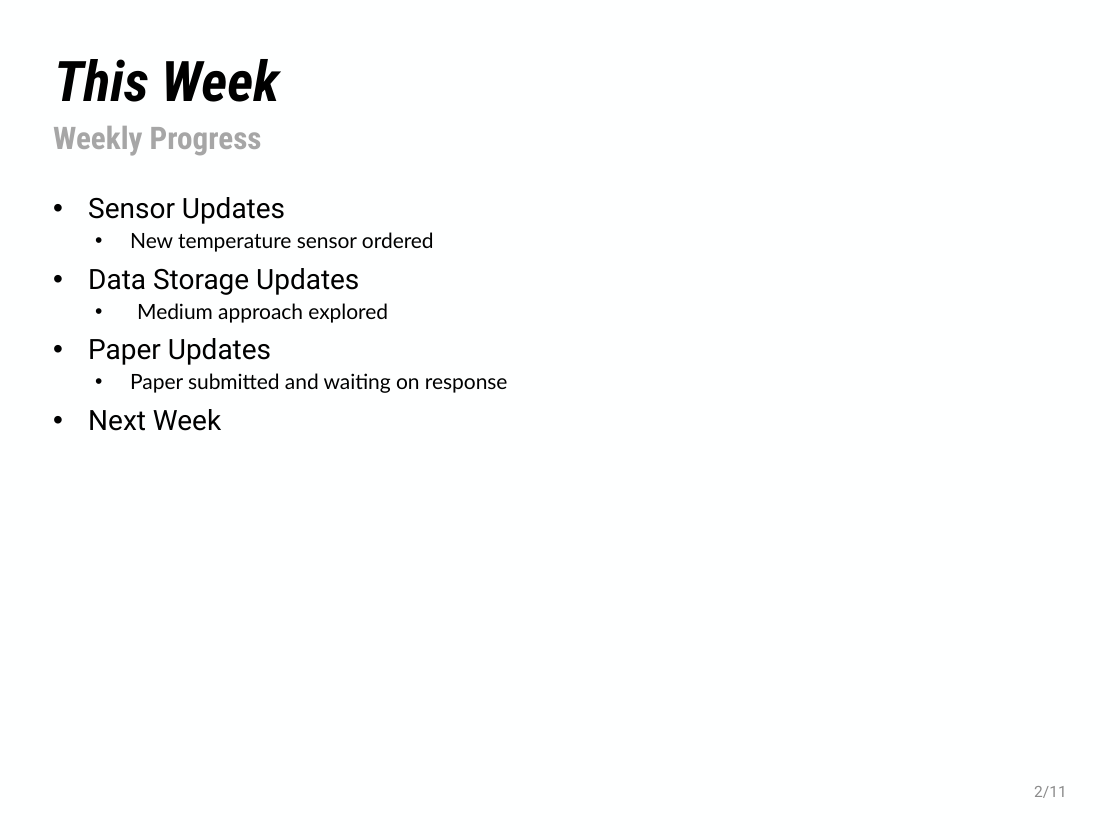
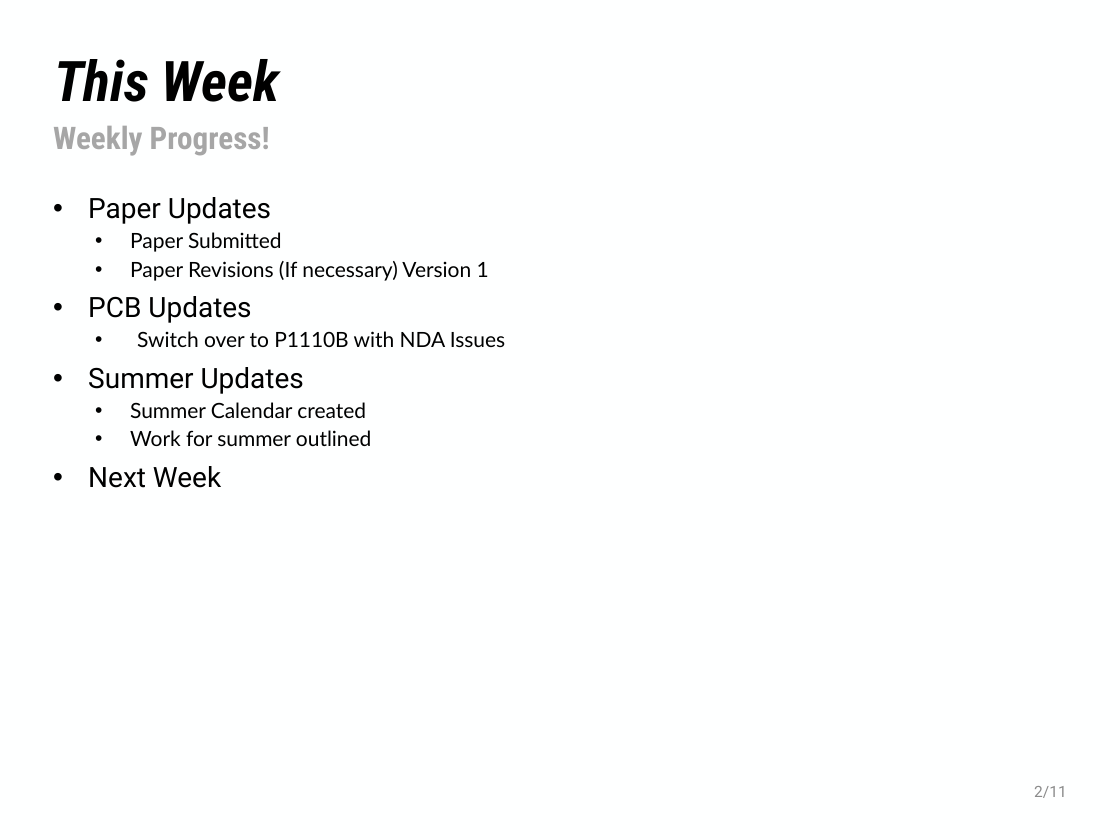
Before and after one commit to NHuang58/Biomedical_Device_PCB, a slide deck: slide 2 of Documentation/Slides/Week_31.pptx. Drawn at 1120x840 pixels with LibreOffice and Linux fonts; fonts in the diff are those of the drawing; background and template pictures are left out. Boxes give left, top, right and bottom in pixels: in the first picture for what was removed or moved away, otherwise in the second. Text is boxed around its words. In the diff, an @@ line names an element or a change of style, - is before the commit and + after.

```diff
--- a/Documentation/Slides/Week_31.pptx
+++ b/Documentation/Slides/Week_31.pptx
@@ text at (53, 126, 270, 156): text changed @@
-Weekly Progress
+Weekly Progress!
@@ text at (88, 197, 434, 323): paragraphs removed @@
-• Sensor Updates
-  • New temperature sensor ordered
-• Data Storage Updates
-  • Medium approach explored
@@ text at (88, 232, 505, 446): text changed @@
-  • Paper submitted and waiting on response
+  • Paper Submitted
+  • Paper Revisions (If necessary) Version 1
+• PCB Updates
+  • Switch over to P1110B with NDA Issues
+• Summer Updates
+  • Summer Calendar created
+  • Work for summer outlined
```
Also in this commit, not shown: 1 other slide changed, 5 slides added, 4 other files.
